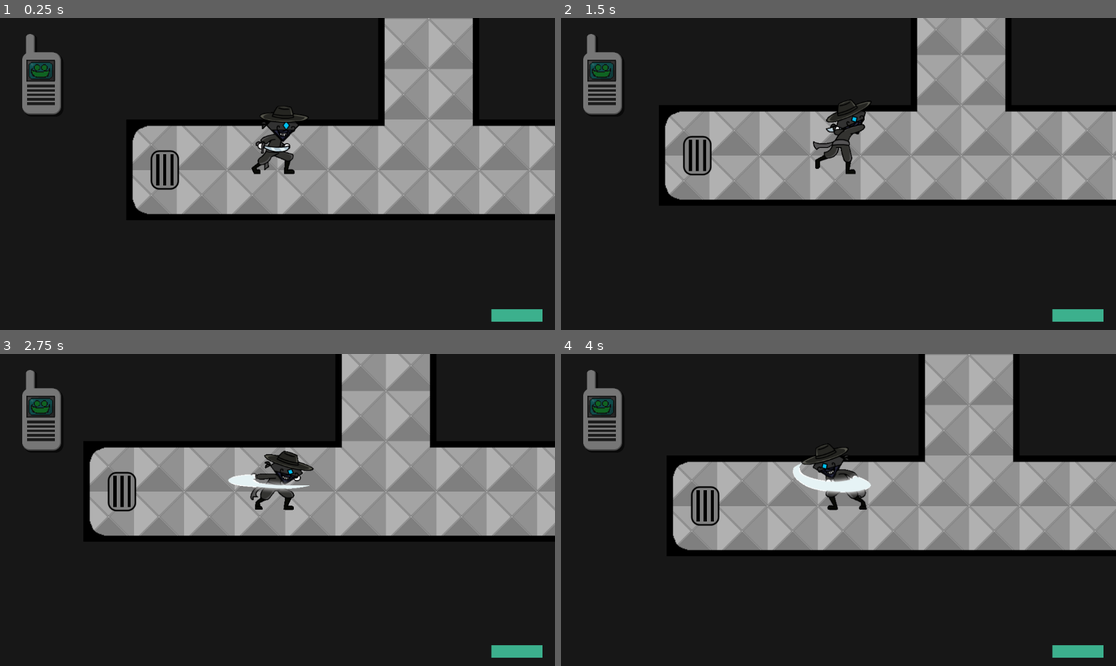
Above: before the commit, frames 1-4 (two rows, left to right).
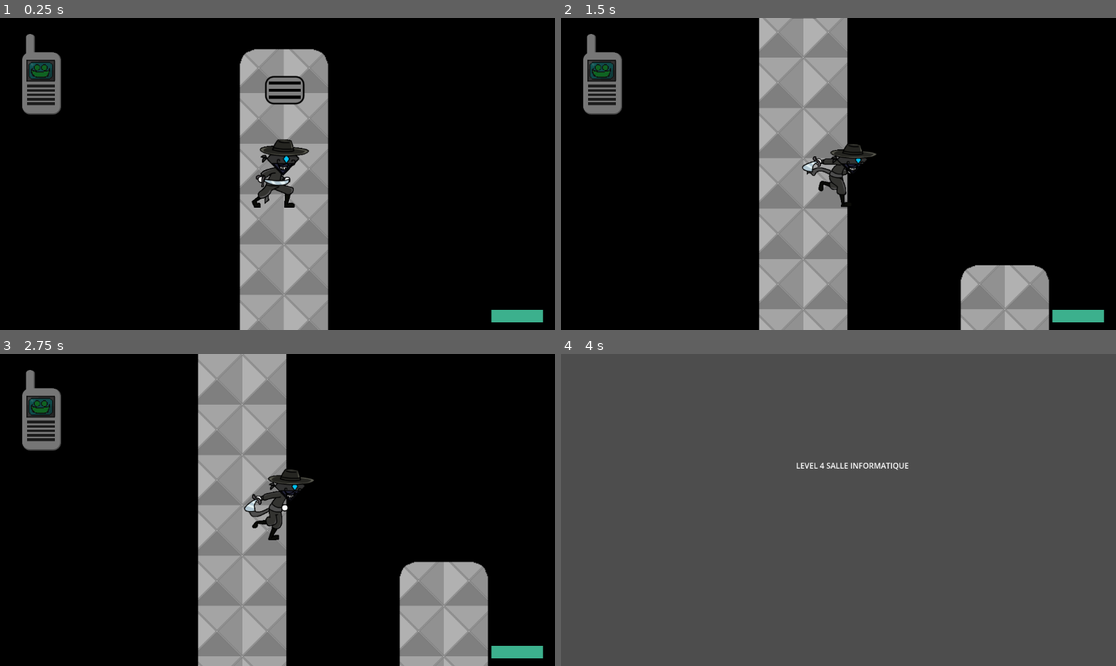
Above: after the commit, the same moments.

Repository: t0qen/gamejam-baudo
Game: Godot game, scene res://scenes/levels/level_3_ventilations.tscn
Same seed, same stepped clock (60 frames per second), same inputs: the game is played once before the commit and once after it. This scene is started directly instead of the project's main scene. Sound files missing from this copy of the repository are replaced by a short silence.
Inputs (mouse positions are in pixels of both pictures, inside the frame that each line leads up to):
- Up to frame 1 (0.25 s): no input
- Up to frame 2 (1.5 s): move the mouse to (960, 158) at 0.52 s; hold D (move_right) 0.53-1.28 s; click (960, 158) at 0.6 s; tap E (action, bound only after the commit) at 0.8, 1.35 s; move the mouse to (727, 189) at 1.27 s; hold S (move_down) from 1.28 s (still down)
- Up to frame 3 (2.75 s): click (166, 525) at 1.55 s; move the mouse to (333, 441) at 2.02 s; release S (move_down) at 2.03 s; hold D (move_right) from 2.03 s (still down); click (333, 441) at 2.1 s; tap E (action, bound only after the commit) at 2.3 s
- Up to frame 4 (4 s): move the mouse to (810, 572) at 2.77 s; release D (move_right) at 2.78 s; hold W (move_up) 2.78-3.53 s; tap Space (dash) at 2.85 s; click (810, 572) at 3.05 s; move the mouse to (1005, 556) at 3.52 s; hold A (move_left) from 3.53 s (still down); tap E (action, bound only after the commit) at 3.6 s

The runs differ from the first frame. In frame 1, 35% of the frame differs, in the area x 23-100%, y 0-100%; in frame 2, 39%; in frame 3, 43%; in frame 4, 100%, in the area x 0-100%, y 0-100%.

Commit message:
ventilations changement level et press E

Diff:
--- a/project.godot
+++ b/project.godot
@@ -54,13 +54,19 @@
 attack={
 "deadzone": 0.5,
 "events": [Object(InputEventJoypadButton,"resource_local_to_scene":false,"resource_name":"","device":-1,"button_index":2,"pressure":0.0,"pressed":true,"script":null)
-, Object(InputEventKey,"resource_local_to_scene":false,"resource_name":"","device":-1,"window_id":0,"alt_pressed":false,"shift_pressed":false,"ctrl_pressed":false,"meta_pressed":false,"pressed":false,"keycode":0,"physical_keycode":69,"key_label":0,"unicode":101,"location":0,"echo":false,"script":null)
 , Object(InputEventMouseButton,"resource_local_to_scene":false,"resource_name":"","device":-1,"window_id":0,"alt_presse …(249 unchanged characters)…
 ]
 }
 dash={
-"deadzone": 0.2,
+"deadzone": 0.5,
 "events": [Object(InputEventKey,"resource_local_to_scene":false,"resource_name":"","device":-1,"window_id":0,"alt_press …(191 unchanged characters)…
+, Object(InputEventJoypadButton,"resource_local_to_scene":false,"resource_name":"","device":-1,"button_index":0,"pressure":0.0,"pressed":true,"script":null)
+]
+}
+action={
+"deadzone": 0.5,
+"events": [Object(InputEventJoypadButton,"resource_local_to_scene":false,"resource_name":"","device":-1,"button_index":3,"pressure":0.0,"pressed":true,"script":null)
+, Object(InputEventKey,"resource_local_to_scene":false,"resource_name":"","device":-1,"window_id":0,"alt_pressed":false,"shift_pressed":false,"ctrl_pressed":false,"meta_pressed":false,"pressed":false,"keycode":0,"physical_keycode":69,"key_label":0,"unicode":101,"location":0,"echo":false,"script":null)
 ]
 }
 
--- a/scenes/levels/level_3_ventilations.tscn
+++ b/scenes/levels/level_3_ventilations.tscn
@@ -8,7 +8,7 @@
 [sub_resource type="BoxMesh" id="BoxMesh_ogte4"]
 
 [sub_resource type="Curve" id="Curve_ultba"]
-_data = [Vector2(0.547619, 0.0898877), 0.0, 0.0, 0, 0]
+_data = [Vector2(0.561905, 0), 0.0, 0.0, 0, 0]
 point_count = 1
 
 [sub_resource type="CurveTexture" id="CurveTexture_m0scm"]
@@ -402,11 +402,14 @@
 [sub_resource type="StyleBoxFlat" id="StyleBoxFlat_ultba"]
 bg_color = Color(0, 0, 0, 1)
 
+[sub_resource type="RectangleShape2D" id="RectangleShape2D_ogte4"]
+size = Vector2(52, 36)
+
 [node name="level3_ventilations" type="Node2D"]
 script = ExtResource("1_ktcwb")
 
 [node name="BackGround" type="MeshInstance2D" parent="."]
-position = Vector2(1363, -496)
+position = Vector2(1333, -47)
 scale = Vector2(4664, 3240)
 mesh = SubResource("BoxMesh_ogte4")
 texture = SubResource("CurveTexture_m0scm")
@@ -414,15 +417,6 @@
 [node name="TileMapLayer" type="TileMapLayer" parent="."]
 tile_map_data = PackedByteArray("AAD9////AQAAAAAAAAD+////AQABAAAAAAD/////AQABAAAAAAAAAP//AQABAAAAAAABAP//AQABAAAAAAACAP …(5296 unchanged characters)…
 tile_set = SubResource("TileSet_m0scm")
-
-[node name="player" parent="." instance=ExtResource("2_2kwoh")]
-scale = Vector2(0.600257, 0.600257)
-
-[node name="TelephoneDax" parent="player" instance=ExtResource("3_ogte4")]
-position = Vector2(-576, -324)
-
-[node name="Camera2D" type="Camera2D" parent="player"]
-zoom = Vector2(1.635, 1.635)
 
 [node name="Vent" type="Panel" parent="."]
 anchors_preset = 8
@@ -483,22 +477,26 @@
 grow_vertical = 2
 theme_override_styles/panel = SubResource("StyleBoxFlat_ultba")
 
-[node name="Vent2" type="Panel" parent="."]
-anchors_preset = 8
-anchor_left = 0.5
-anchor_top = 0.5
-anchor_right = 0.5
-anchor_bottom = 0.5
-offset_left = 2088.0
-offset_top = -818.0
-offset_right = 2124.0
-offset_bottom = -768.0
+[node name="Vent3" type="Area2D" parent="."]
+position = Vector2(2113, -836)
+collision_layer = 8
+
+[node name="Vent2" type="Panel" parent="Vent3"]
+anchors_preset = 8
+anchor_left = 0.5
+anchor_top = 0.5
+anchor_right = 0.5
+anchor_bottom = 0.5
+offset_left = -25.0
+offset_top = 18.0
+offset_right = 11.0
+offset_bottom = 68.0
 grow_horizontal = 2
 grow_vertical = 2
 rotation = -1.57079
 theme_override_styles/panel = SubResource("StyleBoxFlat_ogte4")
 
-[node name="Panel" type="Panel" parent="Vent2"]
+[node name="Panel" type="Panel" parent="Vent3/Vent2"]
 layout_mode = 1
 anchors_preset = 8
 anchor_left = 0.5
@@ -513,7 +511,7 @@
 grow_vertical = 2
 theme_override_styles/panel = SubResource("StyleBoxFlat_ultba")
 
-[node name="Panel2" type="Panel" parent="Vent2"]
+[node name="Panel2" type="Panel" parent="Vent3/Vent2"]
 layout_mode = 1
 anchors_preset = 8
 anchor_left = 0.5
@@ -528,7 +526,7 @@
 grow_vertical = 2
 theme_override_styles/panel = SubResource("StyleBoxFlat_ultba")
 
-[node name="Panel3" type="Panel" parent="Vent2"]
+[node name="Panel3" type="Panel" parent="Vent3/Vent2"]
 layout_mode = 1
 anchors_preset = 8
 anchor_left = 0.5
@@ -542,3 +540,21 @@
 grow_horizontal = 2
 grow_vertical = 2
 theme_override_styles/panel = SubResource("StyleBoxFlat_ultba")
+
+[node name="CollisionShape2D" type="CollisionShape2D" parent="Vent3"]
+shape = SubResource("RectangleShape2D_ogte4")
+
+[node name="player" parent="." instance=ExtResource("2_2kwoh")]
+position = Vector2(2104, -729)
+scale = Vector2(0.600257, 0.600257)
+will_instanciate_cam = false
+
+[node name="TelephoneDax" parent="player" instance=ExtResource("3_ogte4")]
+position = Vector2(-576.42, -324.861)
+
+[node name="Camera2D" type="Camera2D" parent="player"]
+position = Vector2(-0.419793, -0.860863)
+zoom = Vector2(1.635, 1.635)
+
+[connection signal="body_entered" from="Vent3" to="." method="_on_vent_3_body_entered"]
+[connection signal="body_exited" from="Vent3" to="." method="_on_vent_3_body_exited"]
--- a/scenes/player_t0qen.tscn
+++ b/scenes/player_t0qen.tscn
@@ -126,6 +126,7 @@
 [ext_resource type="Texture2D" uid="uid://dqbmij5asq8r3" path="res://assets/sprites/zbaudo/attack1/frame_10_delay-0.03s.png" id="129_3x53d"]
 [ext_resource type="Texture2D" uid="uid://d25jwmdq1d5oe" path="res://assets/sprites/zbaudo/attack1/frame_11_delay-0.03s.png" id="130_tgeie"]
 [ext_resource type="Texture2D" uid="uid://bde4clky1klgw" path="res://assets/sprites/zbaudo/attack1/frame_12_delay-0.03s.png" id="131_7k5w8"]
+[ext_resource type="FontFile" uid="uid://bcb0j2k510lh2" path="res://assets/fonts/Lexend-SemiBold.ttf" id="132_4qfwo"]
 [ext_resource type="Texture2D" uid="uid://cr10537y7ibco" path="res://assets/sprites/zbaudo/attack1/frame_13_delay-0.03s.png" id="132_vpnbk"]
 [ext_resource type="Texture2D" uid="uid://bbh63lp4hnhjq" path="res://assets/sprites/zbaudo/attack1/frame_14_delay-0.03s.png" id="133_umolv"]
 [ext_resource type="Texture2D" uid="uid://cfn5e0mh25fq4" path="res://assets/sprites/zbaudo/attack1/frame_15_delay-0.03s.png" id="134_fo6vg"]
@@ -616,6 +617,7 @@
 one_shot = true
 
 [node name="PlayerHitbox" type="Area2D" parent="." groups=["player"]]
+position = Vector2(0, 70)
 collision_mask = 14
 
 [node name="CollisionShape2D" type="CollisionShape2D" parent="PlayerHitbox"]
@@ -633,12 +635,14 @@
 max_value = 160.0
 step = 1.0
 show_percentage = false
+metadata/_edit_use_anchors_ = true
 
 [node name="CanvasModulate" type="CanvasModulate" parent="."]
 visible = false
 color = Color(0.928891, 0.149574, 0.525563, 1)
 
 [node name="animations" type="Node2D" parent="."]
+position = Vector2(0, 70)
 
 [node name="idle" type="AnimatedSprite2D" parent="animations"]
 visible = false
@@ -688,14 +692,33 @@
 frame_progress = 0.965949
 
 [node name="hitbox" type="CollisionShape2D" parent="."]
-position = Vector2(0, -70)
 shape = SubResource("CapsuleShape2D_e3idn")
 debug_color = Color(0.651164, 0.408981, 0.82417, 0.42)
 
 [node name="hitbox2" type="CollisionShape2D" parent="."]
-position = Vector2(0, -6)
+position = Vector2(0, 64)
 rotation = 1.5708
 shape = SubResource("CapsuleShape2D_p5aco")
+
+[node name="Label" type="Label" parent="."]
+anchors_preset = 8
+anchor_left = 0.5
+anchor_top = 0.5
+anchor_right = 0.5
+anchor_bottom = 0.5
+offset_left = -57.0
+offset_top = 82.0
+offset_right = 57.0
+offset_bottom = 105.0
+grow_horizontal = 2
+grow_vertical = 2
+size_flags_horizontal = 4
+theme_override_colors/font_shadow_color = Color(0, 0, 0, 1)
+theme_override_fonts/font = ExtResource("132_4qfwo")
+theme_override_font_sizes/font_size = 20
+text = "Appuies sur E"
+horizontal_alignment = 1
+vertical_alignment = 1
 
 [connection signal="timeout" from="timers/dash_duration" to="." method="_on_dash_duration_timeout"]
 [connection signal="timeout" from="timers/dash_delay" to="." method="_on_dash_delay_timeout"]
--- a/scripts/global.gd
+++ b/scripts/global.gd
@@ -3,3 +3,4 @@
 var player_current_attack = false
 var player_can_attack_boss = false
 var is_dax_speek = false
+var player_press_e = false
--- a/scripts/levels/level_3_ventilations.gd
+++ b/scripts/levels/level_3_ventilations.gd
@@ -1,4 +1,21 @@
 extends Node2D
+
+
 
 func _ready() -> void:
 	pass
+
+func _physics_process(delta: float) -> void:
+	if Input.is_action_just_pressed("action") and global.player_press_e:
+		get_tree().change_scene_to_file("res://scenes/levels/level_4_salle_info.tscn")
+
+
+func _on_vent_3_body_entered(body: Node2D) -> void:
+	if body.has_method("player"):
+		global.player_press_e = true
+
+
+
+func _on_vent_3_body_exited(body: Node2D) -> void:
+	if body.has_method("player"):
+		global.player_press_e = false
--- a/scripts/player_t0qen.gd
+++ b/scripts/player_t0qen.gd
@@ -48,7 +48,6 @@
 var prev_inputs : int = 0 # useful for determine flip sprite
 
 # NODES
-@onready var sprite : AnimatedSprite2D = $sprite
 @export var boss_node : CharacterBody2D
 	# -- UI
 @onready var health_bar: ProgressBar = $health_bar
@@ -92,6 +91,10 @@
 		player_alive = false # ajouter un ecran de fin
 		get_tree().change_scene_to_file("res://scenes/dead_screen.tscn")
 
+	if global.player_press_e:
+		$Label.show()
+	else:
+		$Label.hide()
 # SUB
 func random_attack_anim():
 	var all_attack_anim = ["attack1", "attack2", "attack3"]
@@ -268,9 +271,10 @@
 	else:
 		regen_start_timer.start()
 
-	sprite.modulate = Color.RED
+	$animations.modulate = Color.RED
 	await get_tree().create_timer(0.2).timeout
-	sprite.modulate = Color.WHITE
+	$animations.modulate = Color.WHITE
+
 
 func _on_attack_cooldown_timeout() -> void: # Cooldown de l'attaque
 	enemy_attack_cooldown = true
Not shown: 1 places in scenes/levels/level_3_ventilations.tscn that only renumber resources
Not shown: 1 places in scenes/player_t0qen.tscn that only renumber resources
